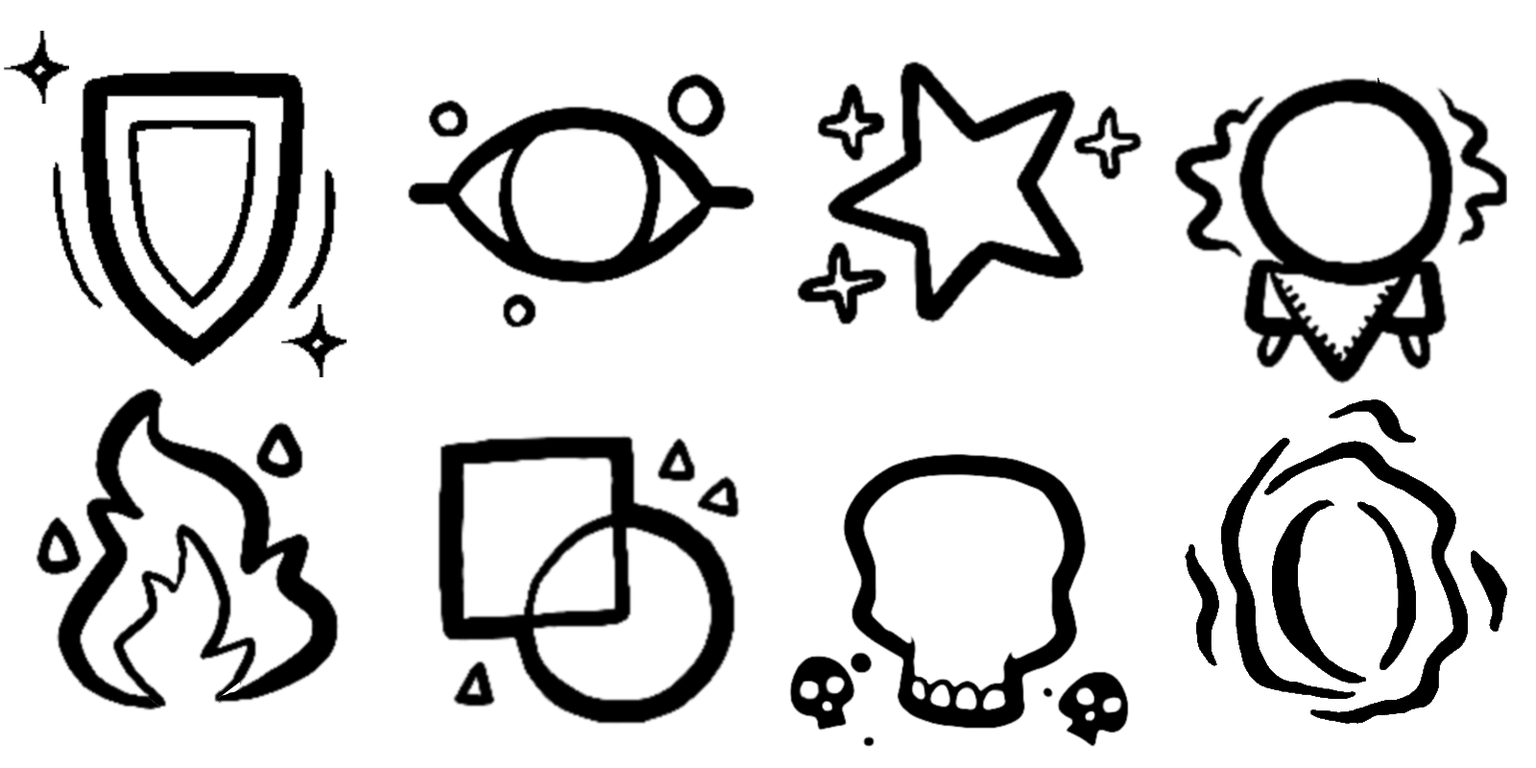
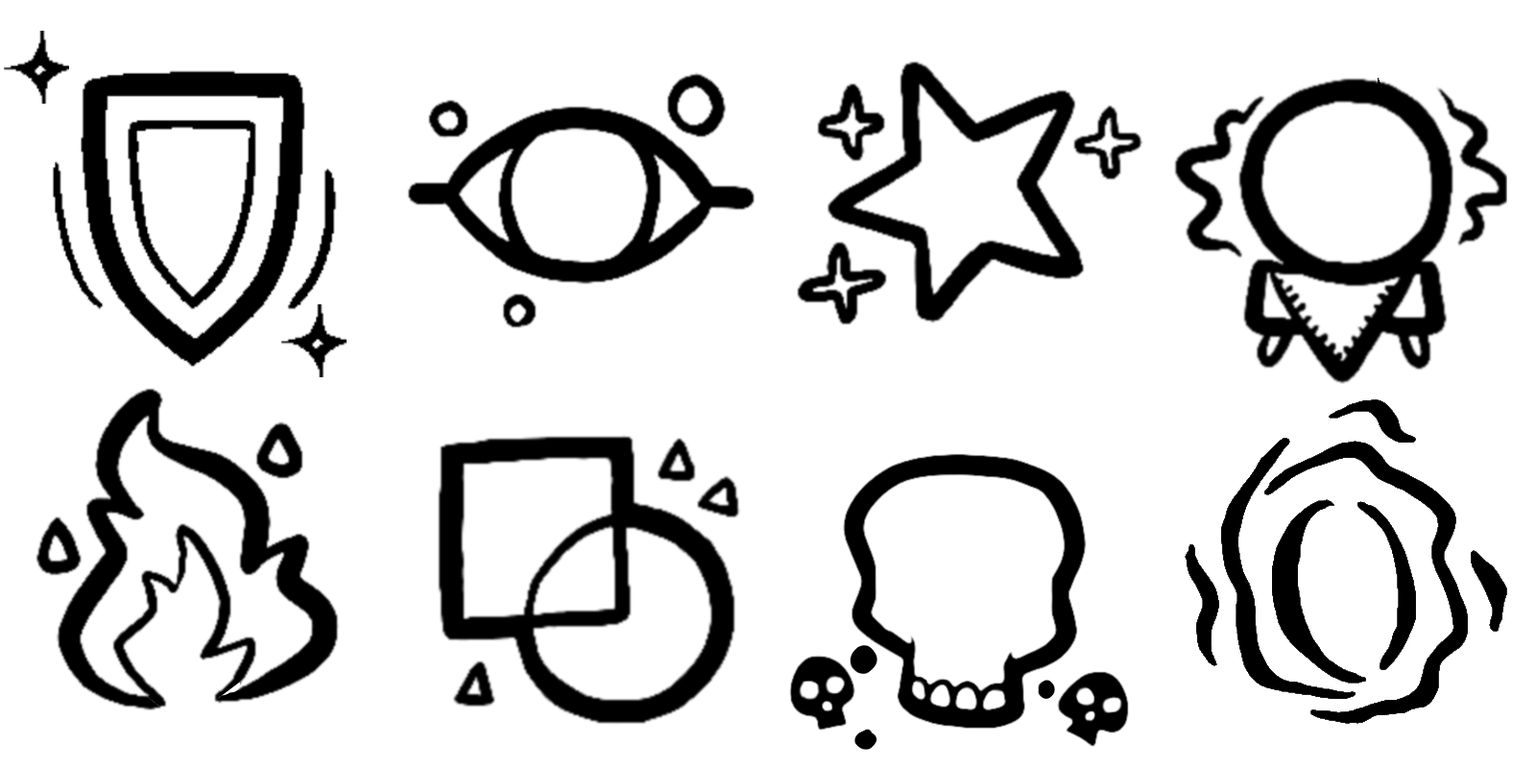
Two versions of the same layered image (1536×768). Layer-by-layer changes:
painted on "Conjuration" over [849, 645, 1055, 750]
